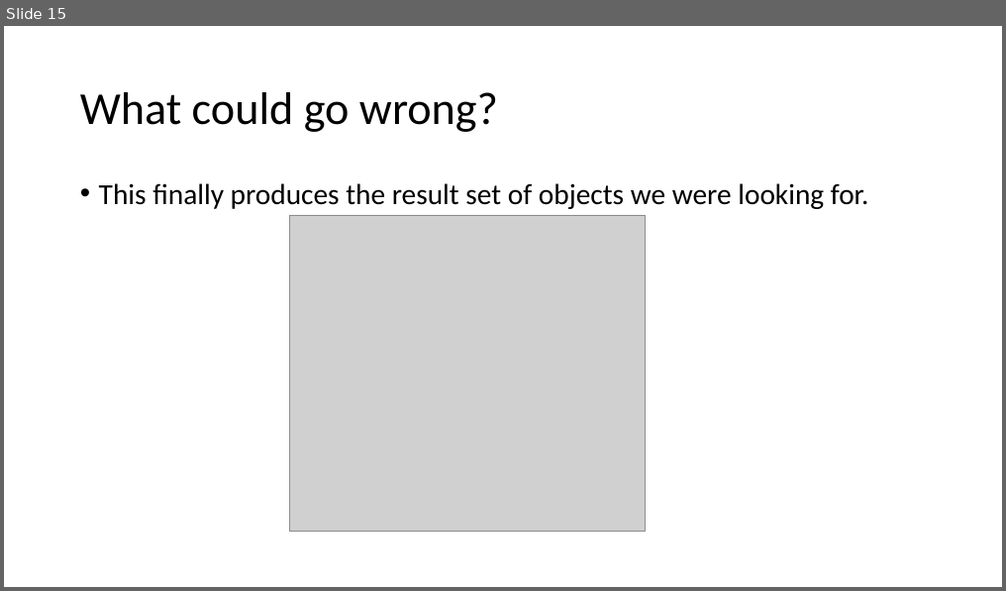
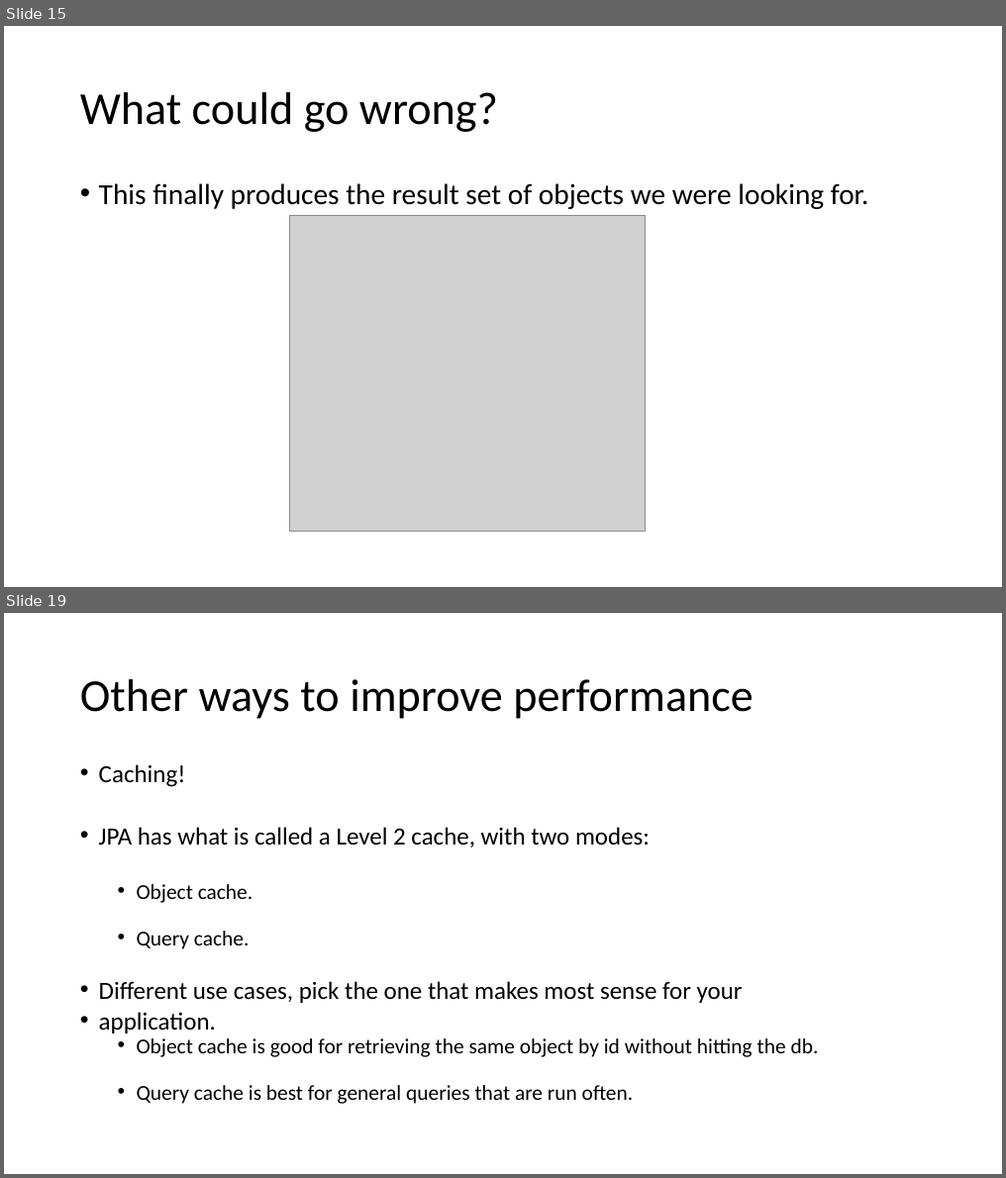
Before and after one commit to sfaria/jpa-demo, a slide deck: JPA-JPQL Query Performance.pptx. Shown one above the other, each under a label of ours: slide 15 before the commit, slides 15 and 19 after it; the slides between them are not shown. The pictures are 1006x591 and 1006x1178 pixels, drawn with LibreOffice and Linux fonts; fonts in the diff are those of the drawing; grey boxes stand for pictures. Boxes give left, top, right and bottom in pixels: in the first picture for what was removed or moved away, otherwise in the second. Text is boxed around its words. In the diff, an @@ line names an element or a change of style, - is before the commit and + after.

```diff
--- a/JPA-JPQL Query Performance.pptx
+++ b/JPA-JPQL Query Performance.pptx
@@ slide 19 added at box(4, 613, 1002, 1174), background #FFFFFF @@
@@ title added at box(80, 679, 753, 719), 44 pt, text #000000 @@
+Other ways to improve performance
@@ text added at box(99, 764, 819, 1104), 20.4 pt, text #000000 @@
+• Caching!
+• JPA has what is called a Level 2 cache, with two modes:
+  • Object cache.
+  • Query cache.
+• Different use cases, pick the one that makes most sense for your
+• application.
+  • Object cache is good for retrieving the same object by id without hitting the db.
+  • Query cache is best for general queries that are run often.
```
Also in this commit, not shown: 1 slide changed, 2 other slides added.
